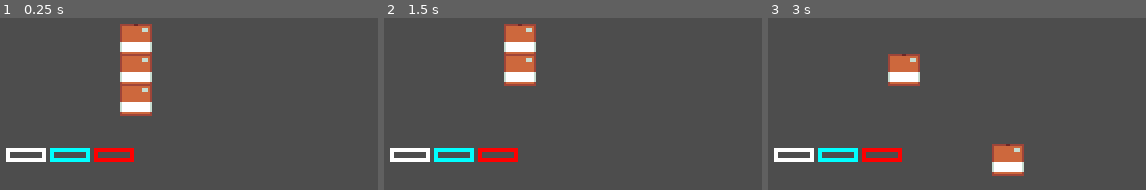
Above: before the commit, frames 1-3 (left to right).
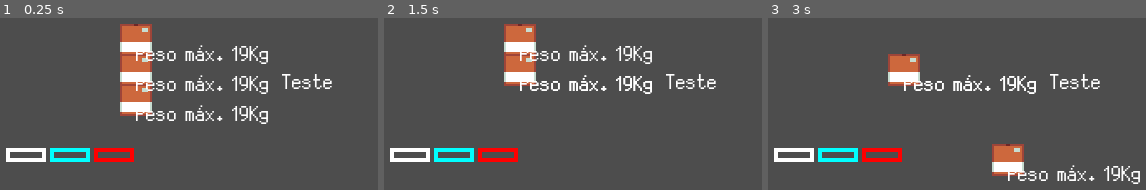
Above: after the commit, the same moments.

Repository: IzaakSantana/market-solutions-game
Game: Godot game, scene res://scenes/levels/level_01.tscn
Same seed, same stepped clock (60 frames per second), same inputs: the game is played once before the commit and once after it. The project has no main scene, so this scene is started directly.
Inputs (mouse positions are in pixels of both pictures, inside the frame that each line leads up to):
- Up to frame 1 (0.25 s): no input
- Up to frame 2 (1.5 s): tap Enter at 0.5 s; move the mouse to (520, 100) at 0.52 s; press the mouse at (520, 100) at 0.53 s; tap Space at 1.25 s; move the mouse to (520, 69) at 1.27 s; release the mouse at (520, 69) at 1.28 s; click (520, 69) at 1.35 s
- Up to frame 3 (3 s): tap Enter at 2 s; move the mouse to (904, 40) at 2.02 s; press the mouse at (904, 40) at 2.03 s; tap Space at 2.75 s; move the mouse to (1006, 160) at 2.77 s; release the mouse at (1006, 160) at 2.78 s; click (1006, 160) at 2.85 s

The runs differ from the first frame. In frame 1, 3.5% of the frame differs, in the area x 35-88%, y 15-62%; in frame 2, 2.5%; in frame 3, 2.5%.

Commit message:
Added alert icon

Diff:
--- a/scenes/levels/level_01.tscn
+++ b/scenes/levels/level_01.tscn
@@ -36,3 +36,11 @@
 texture_filter = 1
 position = Vector2(59, 117)
 texture = ExtResource("2_yc0gd")
+
+[node name="Label" type="Label" parent="."]
+texture_filter = 1
+offset_left = 165.0
+offset_top = 80.0
+offset_right = 205.0
+offset_bottom = 102.0
+text = "Teste"
--- a/scenes/objetcs/Level_01/sample_box.tscn
+++ b/scenes/objetcs/Level_01/sample_box.tscn
@@ -18,5 +18,10 @@
 [node name="CollisionShape2D" type="CollisionShape2D" parent="Area2D"]
 shape = SubResource("RectangleShape2D_k4m7v")
 
+[node name="Label" type="Label" parent="."]
+offset_right = 70.0
+offset_bottom = 22.0
+text = "Peso máx. 19Kg"
+
 [connection signal="mouse_entered" from="Area2D" to="." method="_on_mouse_entered"]
 [connection signal="mouse_exited" from="Area2D" to="." method="_on_mouse_exited"]
Binary file added: assets/sprites/alert.png
